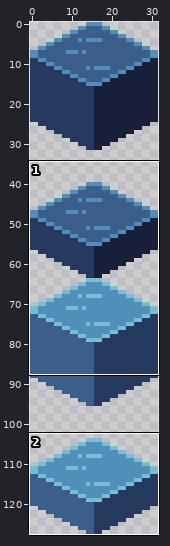
Pixel-art file: assets/img/water.aseprite. Above, an overview of the earlier version with the close-up marked.
Close-up. First the earlier version:
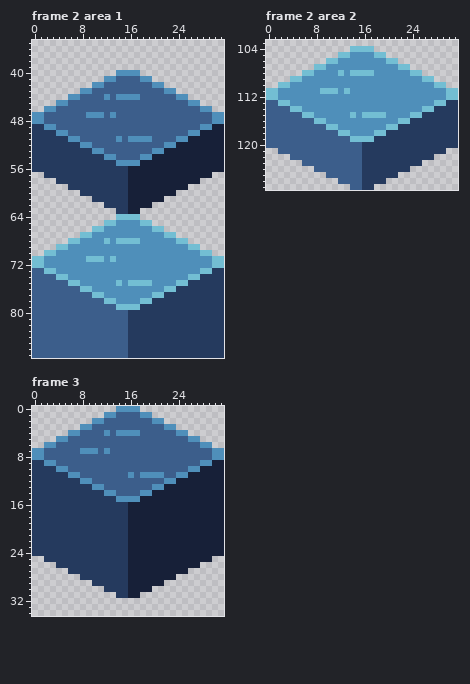
32x128 pixels, 5 frames. Shown: frame 2 area 1: x 0..31, y 35..87; frame 2 area 2: x 0..31, y 103..127; frame 3: x 0..31, y 0..34. The commit also changed other frames or places, which this record leaves out.
Once edited:
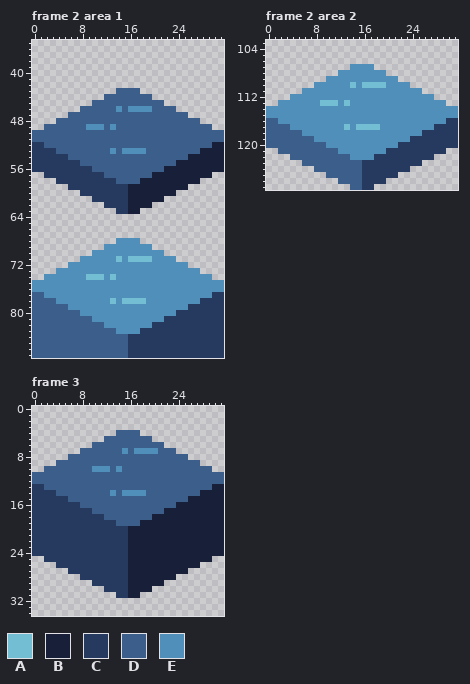
Palette (. is transparent): A #73bed3  B #172038  C #253a5e  D #3c5e8b  E #4f8fba
The edit:
layer "Border" removed
Changed rows in their new state; - is an unchanged pixel.
Frame 2 area 1:
first column x 0:
40 --------------....--------------
41 ------------........------------
42 ----------............----------
43 --------......----......--------
44 ------......D-DDDD--......------
45 ----......------------......----
46 --......------E-EEEE----......--
47 ......---DDD-D------------......
48 ....------------------------....
49 ..DD-----EEE-E--------------DD..
50 DDDDDD--------------------DDDDDD
51 DDDDDDDD------D-DDDD----DDDDDDDD
52 --DDDDDDDD------------DDDDDDDD--
53 ----DDDDDDDD-E-EEEE-DDDDDDDD----
54 ------DDDDDDDD----DDDDDDDD------
55 --------DDDDDDDDDDDDDDDD--------
56 ----------DDDDDDDDDDDD----------
57 ------------DDDDDDDD------------
58 --------------DDDD--------------
first column x 0:
64 --------------....--------------
65 ------------........------------
66 ----------............----------
67 --------................--------
68 ------........EEEE........------
69 ----........--------........----
70 --........------------........--
71 ........-EEE-EA-AAAA----........
72 ......--------------------......
73 ....------------------------....
74 ..EEEE---AAA-A------------EEEE..
75 EEEEEEEE------E-EEEE----EEEEEEEE
76 EEEEEEEEEE------------EEEEEEEEEE
77 --EEEEEEEEEE--------EEEEEEEEEE--
78 ----EEEEEEEEE--AAA-EEEEEEEEE----
79 ------EEEEEEEEEEEEEEEEEEEE------
80 --------EEEEEEEEEEEEEEEE--------
81 ----------EEEEEEEEEEEE----------
82 ------------EEEEEEEE------------
83 --------------EEEE--------------
Frame 2 area 2:
first column x 0:
104 --------------....--------------
105 ------------........------------
106 ----------............----------
107 --------......----......--------
108 ------......E-EEEE--......------
109 ----......------------......----
110 --......------A-AAAA----......--
111 ......---EEE-E------------......
112 ....------------------------....
113 ..EE-----AAA-A--------------EE..
114 EEEEEE--------------------EEEEEE
115 EEEEEEEE------E-EEEE----EEEEEEEE
116 --EEEEEEEE------------EEEEEEEE--
117 ----EEEEEEEE-A-AAAA-EEEEEEEE----
118 ------EEEEEEEE----EEEEEEEE------
119 --------EEEEEEEEEEEEEEEE--------
120 ----------EEEEEEEEEEEE----------
121 ------------EEEEEEEE------------
122 --------------EEEE--------------
Frame 3:
first column x 0:
 0 --------------....--------------
 1 ------------........------------
 2 ----------............----------
 3 --------................--------
 4 ------........DDDD........------
 5 ----........--------........----
 6 --........------------........--
 7 ........DDD-D--E-EEEE---........
 8 ......--------------------......
 9 ....------------------------....
10 ..DDDD----EEE-E-----------DDDD..
11 DDDDDDDD--------D-DDDD--DDDDDDDD
12 DDDDDDDDDD------------DDDDDDDDDD
13 --DDDDDDDDDD--------DDDDDDDDDD--
14 ----DDDDDDDDD--EEE-DDDDDDDDD----
15 ------DDDDDDDDDDDDDDDDDDDD------
16 --------DDDDDDDDDDDDDDDD--------
17 ----------DDDDDDDDDDDD----------
18 ------------DDDDDDDD------------
19 --------------DDDD--------------
Where, in picture pixels (left, top, right, bottom), the same in both close-ups:
changed: (32, 70, 224, 184)
changed: (32, 214, 224, 334)
changed: (266, 46, 458, 160)
changed: (32, 406, 224, 526)
